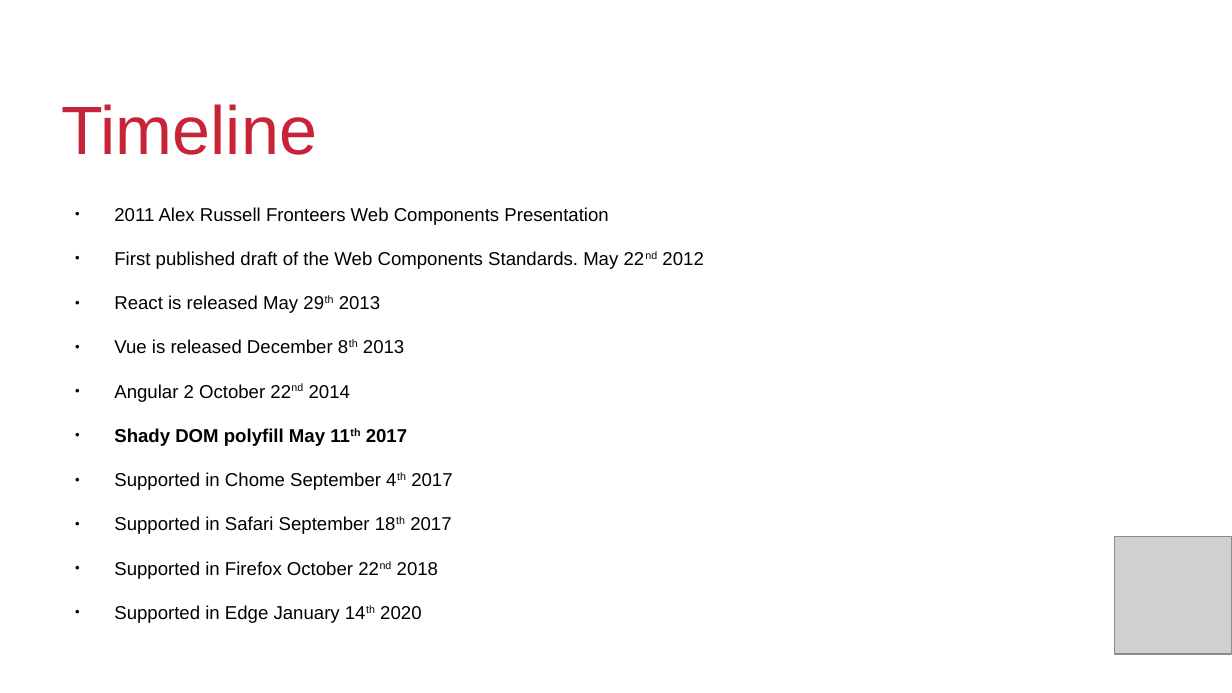
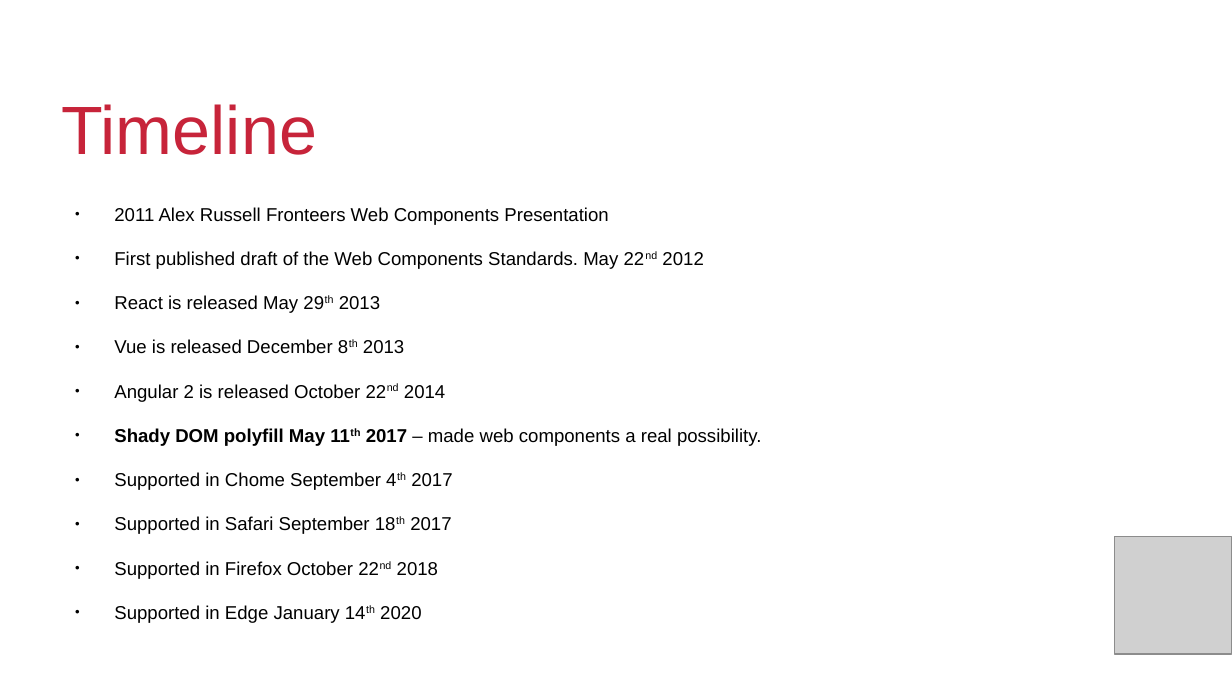
Before and after one commit to QuiWorks/wc-presentation, a slide deck: slide 4 of wc-pp-presentation.odp. Drawn at 1232x693 pixels with LibreOffice and Linux fonts; fonts in the diff are those of the drawing; grey boxes stand for pictures; background and template pictures are left out. Boxes give left, top, right and bottom in pixels: in the first picture for what was removed or moved away, otherwise in the second. Text is boxed around its words. In the diff, an @@ line names an element or a change of style, - is before the commit and + after.

```diff
--- a/wc-pp-presentation.odp
+++ b/wc-pp-presentation.odp
@@ text at (114, 384, 761, 446): text changed; bold off @@
-● Angular 2 October 22nd 2014
-● Shady DOM polyfill May 11th 2017
+● Angular 2 is released October 22nd 2014
+● Shady DOM polyfill May 11th 2017 – made web components a real possibility.
```
Also in this commit, not shown: 8 other slides changed.
